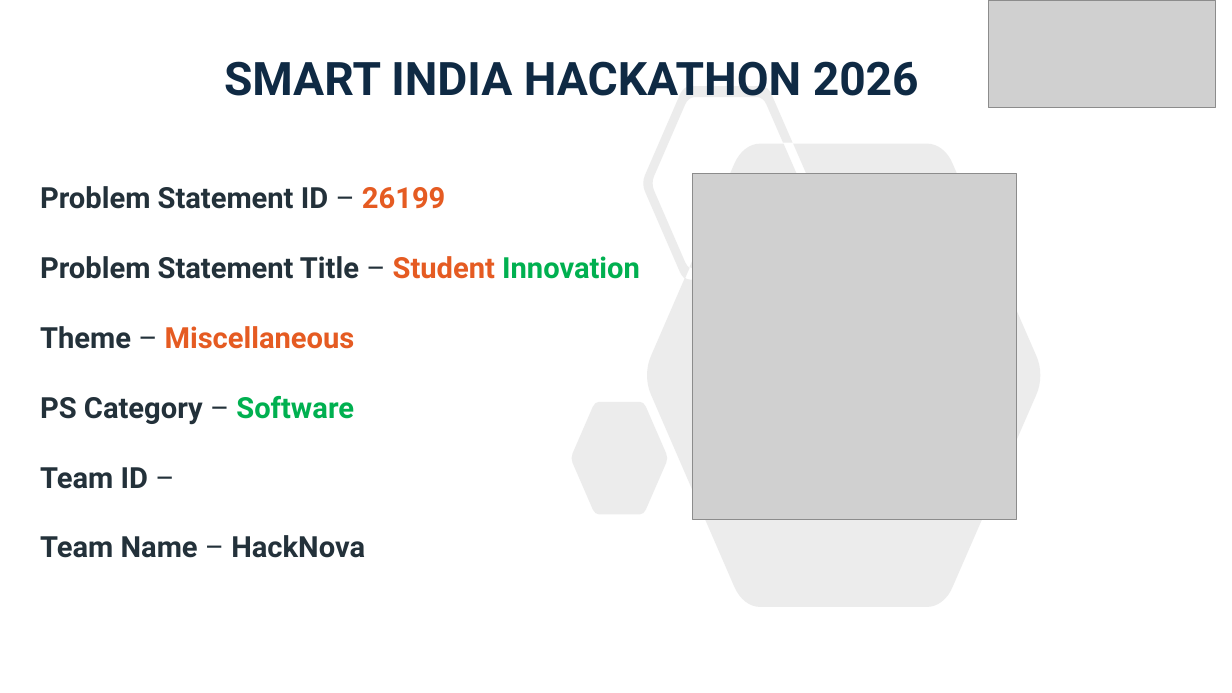
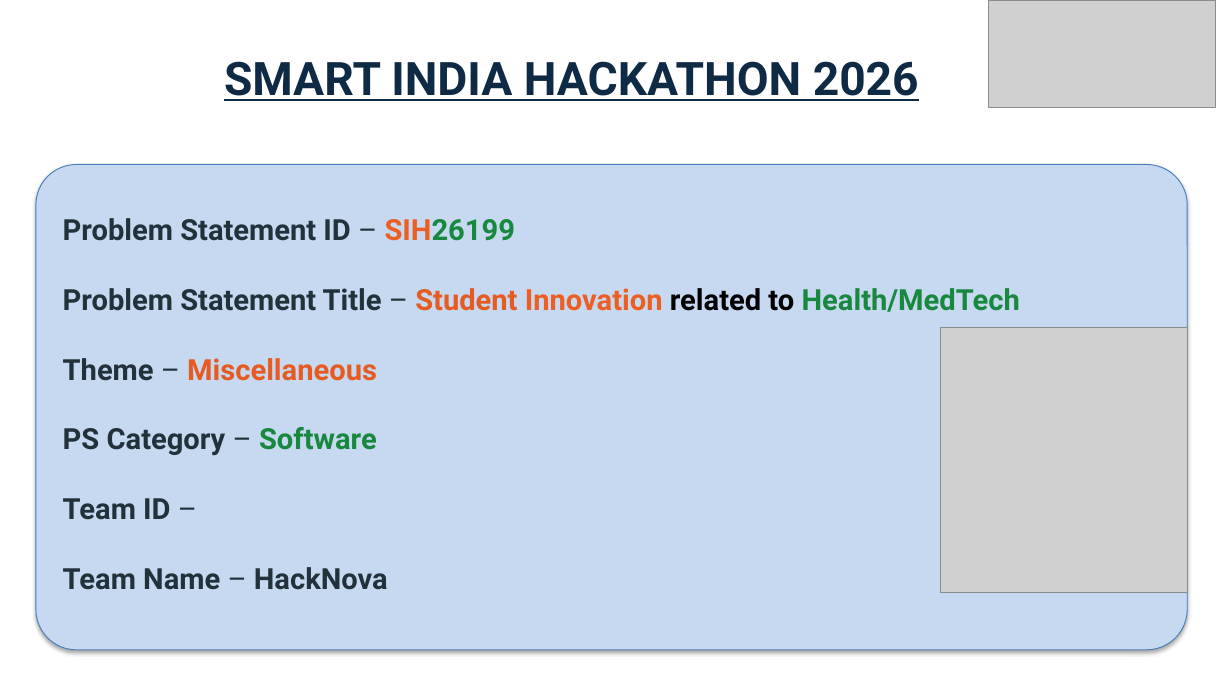
Before and after one commit to Balaharshith18/First-Hackathon-Sih-2026-, a slide deck: slide 1 of HackNova.pptx. Drawn at 1232x693 pixels with LibreOffice and Linux fonts; fonts in the diff are those of the drawing; grey boxes stand for pictures. Boxes give left, top, right and bottom in pixels: in the first picture for what was removed or moved away, otherwise in the second. Text is boxed around its words. In the diff, an @@ line names an element or a change of style, - is before the commit and + after.

```diff
--- a/HackNova.pptx
+++ b/HackNova.pptx
@@ title "SMART INDIA HACKATHON 2026" at (224,61,919,101): underline on @@
@@ freeform shape removed at (572,86,1041,607) @@
@@ rounded rectangle added at (36,165,1188,650), fill #C6D9F1, outline #4B7EBC 0.75 pt @@
@@ text "Problem Statement ID – SIH26199": place and size @@
-text "Problem Statement ID – SIH26199" at (40,186,640,558)
+text "Problem Statement ID – SIH26199" at (63,218,1020,590)
@@ text at (63,218,1020,312): text changed @@
-Problem Statement ID – 26199
-Problem Statement Title – Student Innovation
+Problem Statement ID – SIH26199
+Problem Statement Title – Student Innovation related to Health/MedTech
@@ picture: place and size @@
-picture at (693,174,1017,520)
+picture at (941,328,1189,592)
@@ text at (63,427,377,455): text colour #00B050 to #19883F in "Software" @@
```
Also in this commit, not shown: 2 other slides changed.
